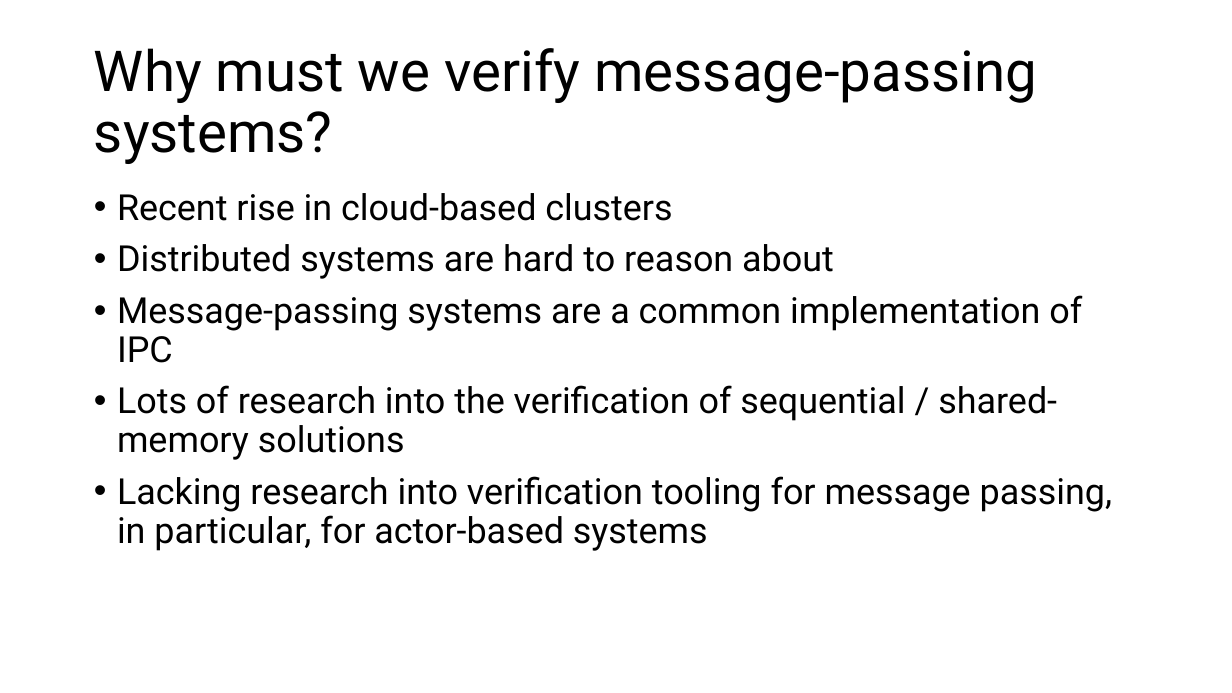
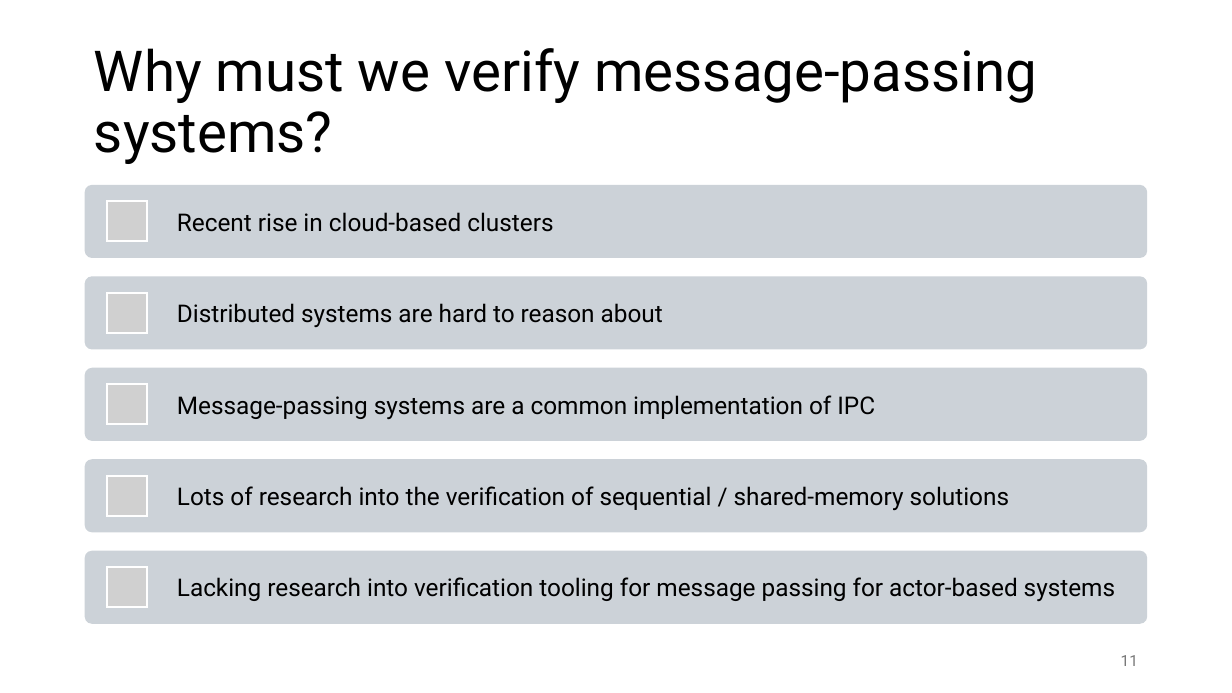
Before and after one commit to matt-neave/verificationAwareElixir, a slide deck: slide 11 of presentation/Verlixir Presentation.pptx. Drawn at 1232x693 pixels with LibreOffice and Linux fonts; fonts in the diff are those of the drawing; grey boxes stand for pictures. Boxes give left, top, right and bottom in pixels: in the first picture for what was removed or moved away, otherwise in the second. Text is boxed around its words. In the diff, an @@ line names an element or a change of style, - is before the commit and + after.

```diff
--- a/presentation/Verlixir Presentation.pptx
+++ b/presentation/Verlixir Presentation.pptx
@@ text removed at [117,193,1112,551] @@
-• Recent rise in cloud-based clusters
-• Distributed systems are hard to reason about
-• Message-passing systems are a common implementation of IPC
-• Lots of research into the verification of sequential / shared-memory solutions
-• Lacking research into verification tooling for message passing, in particular, for actor-based systems
@@ group added at [85,185,1148,624]: 5 rounded rectangles, 5 pictures, 5 texts @@
+Recent rise in cloud-based clusters
+Distributed systems are hard to reason about
+Message-passing systems are a common implementation of IPC
+Lots of research into the verification of sequential / shared-memory solutions
+Lacking research into verification tooling for message passing for actor-based systems
@@ page number added at [1121,655,1138,666], 12 pt, text #797979 @@
+11
```
Also in this commit, not shown: 15 other slides changed, 13 slides added, 2 slides removed, 18 other files.
